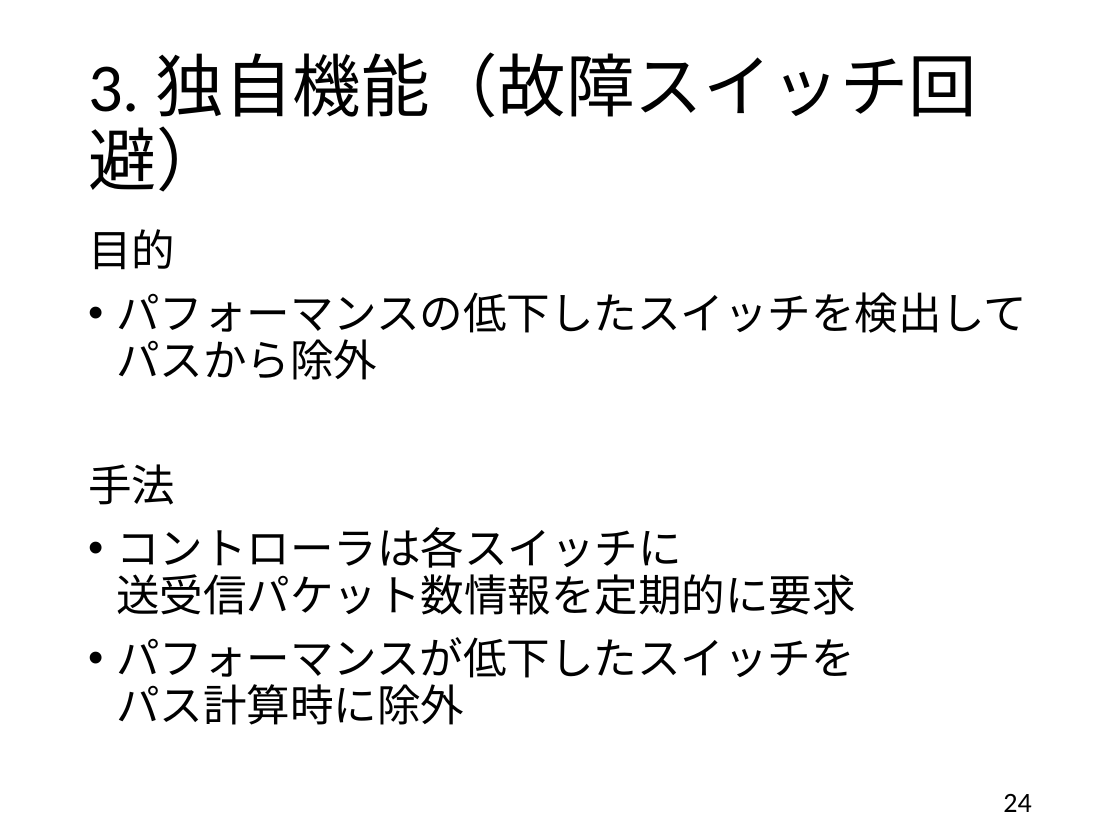
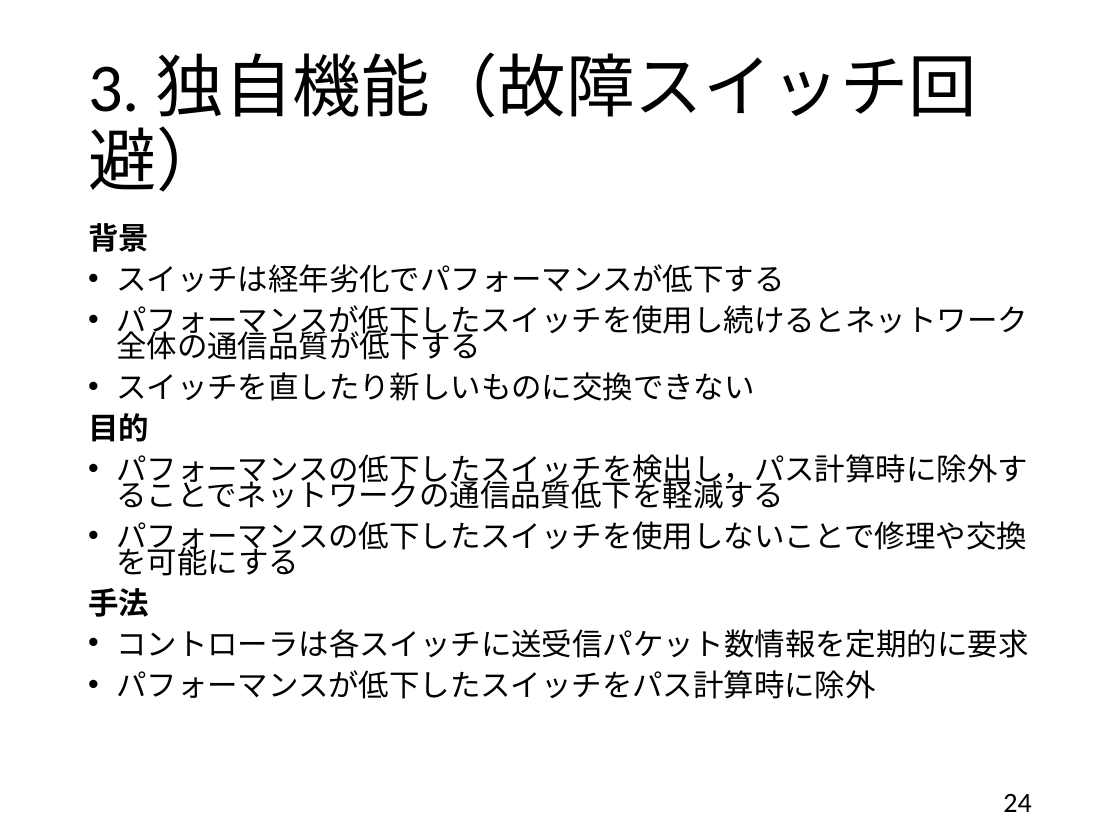
Before and after one commit to handai-trema/IaaS-amn, a slide deck: slide 24 of report_slide.pptx. Drawn at 1120x840 pixels with LibreOffice and Linux fonts; fonts in the diff are those of the drawing. Boxes give left, top, right and bottom in pixels: in the first picture for what was removed or moved away, otherwise in the second. Text is boxed around its words. In the diff, an @@ line names an element or a change of style, - is before the commit and + after.

```diff
--- a/report_slide.pptx
+++ b/report_slide.pptx
@@ text at [88,223,1028,401]: paragraphs added @@
+背景
+• スイッチは経年劣化でパフォーマンスが低下する
+• パフォーマンスが低下したスイッチを使用し続けるとネットワーク全体の通信品質が低下する
+• スイッチを直したり新しいものに交換できない
@@ text at [88,413,149,617]: size 28 to 19.6 pt, bold on in "目的", "手法"; line spacing 0.9 to 0.7 @@
@@ text at [116,454,1028,576]: text changed; size 28 to 19.6 pt @@
-• パフォーマンスの低下したスイッチを検出して
-  パスから除外
+• パフォーマンスの低下したスイッチを検出し，パス計算時に除外することでネットワークの通信品質低下を軽減する
+• パフォーマンスの低下したスイッチを使用しないことで修理や交換を可能にする
@@ text at [116,629,1028,699]: text changed; size 28 to 19.6 pt @@
-• コントローラは各スイッチに
-  送受信パケット数情報を定期的に要求
-• パフォーマンスが低下したスイッチを
-  パス計算時に除外
+• コントローラは各スイッチに送受信パケット数情報を定期的に要求
+• パフォーマンスが低下したスイッチをパス計算時に除外
```
Also in this commit, not shown: 10 other slides changed.
